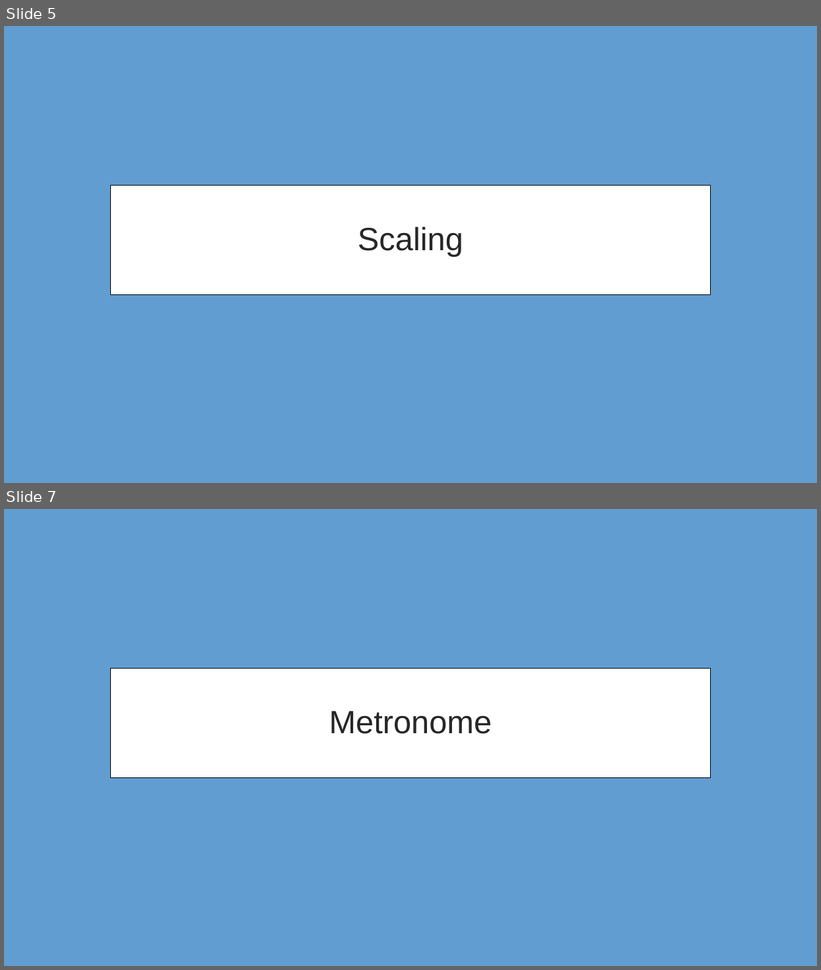
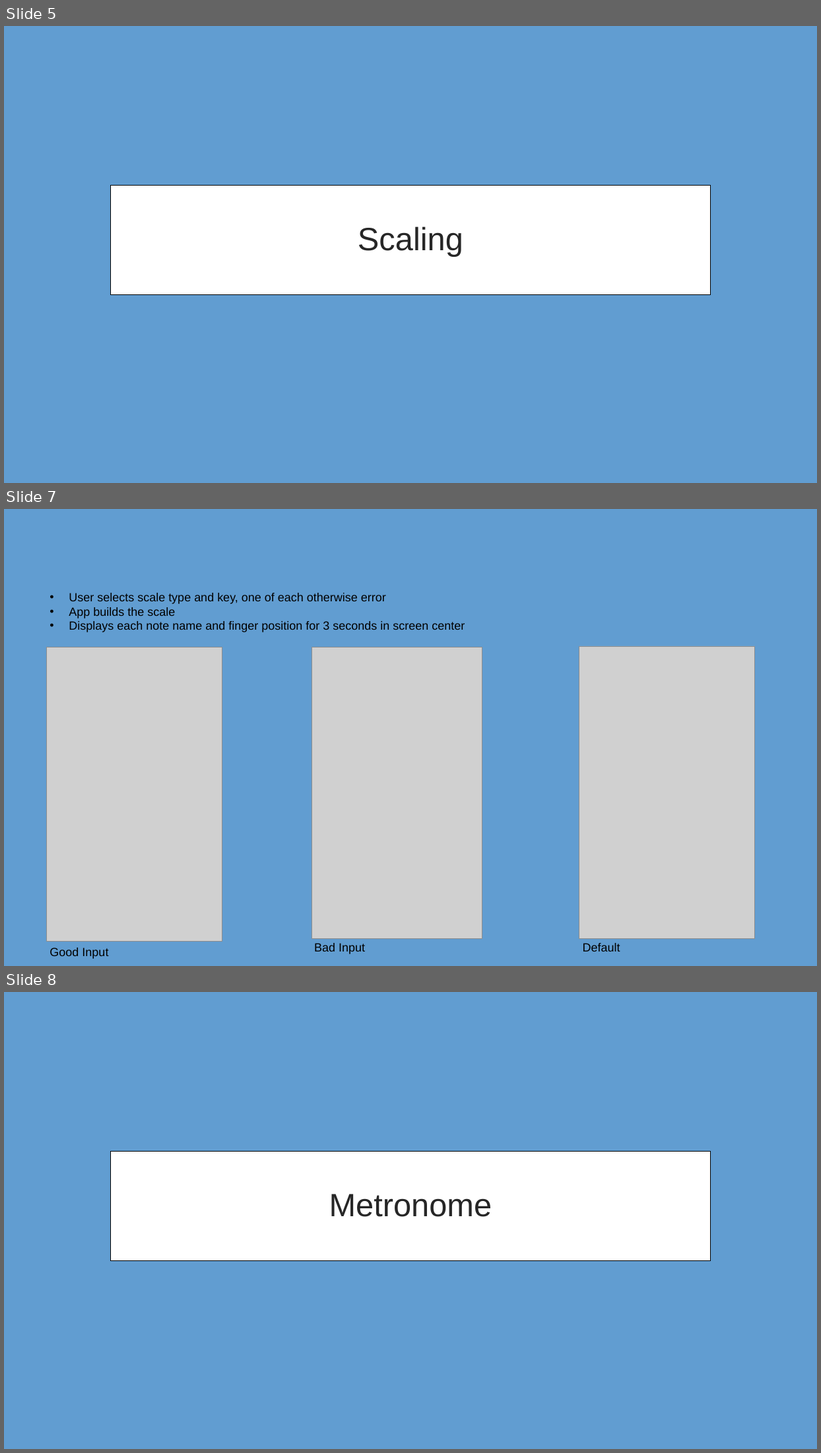
Before and after one commit to Thatawesomeguy4/FiddlePracticeAppCPSC4910, a slide deck: FidLin_Presentation3.pptx. Shown one above the other, each under a label of ours: slides 5 and 7 before the commit, slides 5, 7 and 8 after it; the slides between them are not shown. The pictures are 821x970 and 821x1453 pixels, drawn with LibreOffice and Linux fonts; fonts in the diff are those of the drawing; grey boxes stand for pictures. Boxes give left, top, right and bottom in pixels: in the first picture for what was removed or moved away, otherwise in the second. Text is boxed around its words. In the diff, an @@ line names an element or a change of style, - is before the commit and + after.

```diff
--- a/FidLin_Presentation3.pptx
+++ b/FidLin_Presentation3.pptx
@@ slide 7 added at (4, 509, 817, 966), background #619DD1 @@
@@ text added at (69, 593, 465, 632), 14 pt, text #000000 @@
+• User selects scale type and key, one of each otherwise error
+• App builds the scale
+• Displays each note name and finger position for 3 seconds in screen center
@@ picture added at (580, 646, 756, 939) @@
@@ picture added at (47, 648, 222, 941) @@
@@ picture added at (312, 648, 482, 939) @@
@@ text added at (314, 943, 365, 955), 14 pt, text #000000 @@
+Bad Input
@@ text added at (583, 943, 620, 952), 14 pt, text #000000 @@
+Default
@@ text added at (50, 948, 108, 959), 14 pt, text #000000 @@
+Good Input
@@ what was slide 7 is now slide 8 @@
```
Also in this commit, not shown: 4 other slides added, 2 slides removed.
